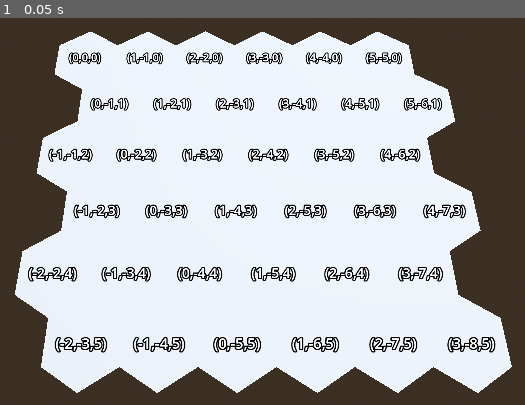
Above: before the commit, frame 1.
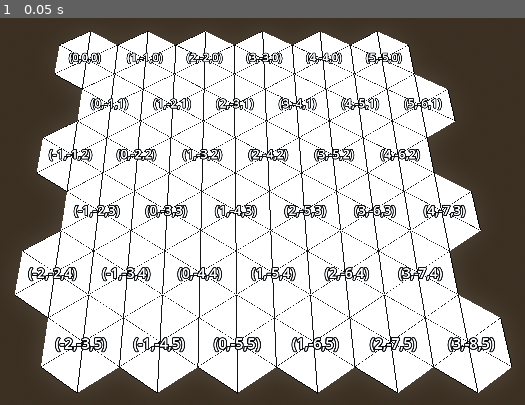
Above: after the commit, the same moment.

Repository: LiGameAcademy/godot_hex_map
Game: Godot game, scene res://scenes/main.tscn
Two runs of this game, one before a commit and one after it. Both use one fixed random seed, a clock stepped at 60 frames per second and the inputs below.
Inputs:
- Up to frame 1 (0.05 s): no input

The runs differ from the first frame. In frame 1, 6.0% of the frame differs, in the area x 2-98%, y 3-98%.

Commit message:
3-调试线框与顶点染色

Diff:
--- a/prefabs/hex_grid.gd
+++ b/prefabs/hex_grid.gd
@@ -31,6 +31,9 @@
 		func(c: HexCell) -> bool: return c.coordinates.x == coords.x and c.coordinates.z == coords.z
 	).pop_front()
 
+func refresh() -> void:
+	hex_mesh.triangulate(cells)
+
 func _create_coordinates_label(cell: HexCell) -> Label3D:
 	var label := Label3D.new()
 	label.pixel_size = 0.1
--- a/prefabs/hex_grid.tscn
+++ b/prefabs/hex_grid.tscn
@@ -3,8 +3,27 @@
 [ext_resource type="Script" uid="uid://be8m8v571wab5" path="res://prefabs/hex_grid.gd" id="1_mmo8j"]
 [ext_resource type="Script" uid="uid://celdw1irt46w2" path="res://scripts/hex_mesh.gd" id="2_2vcw8"]
 
+[sub_resource type="BoxMesh" id="BoxMesh_rk35d"]
+
+[sub_resource type="StandardMaterial3D" id="StandardMaterial3D_hfxtd"]
+vertex_color_use_as_albedo = true
+
+[sub_resource type="BoxMesh" id="BoxMesh_2vcw8"]
+
+[sub_resource type="StandardMaterial3D" id="StandardMaterial3D_rk35d"]
+shading_mode = 0
+albedo_color = Color(0.004899827, 0.004899827, 0.004899827, 1)
+
 [node name="HexGrid" type="Node3D" unique_id=258472898]
 script = ExtResource("1_mmo8j")
 
 [node name="HexMesh" type="MeshInstance3D" parent="." unique_id=202375722]
+mesh = SubResource("BoxMesh_rk35d")
+surface_material_override/0 = SubResource("StandardMaterial3D_hfxtd")
 script = ExtResource("2_2vcw8")
+show_wireframe = true
+
+[node name="WireframeMesh" type="MeshInstance3D" parent="HexMesh" unique_id=1499139189]
+cast_shadow = 0
+mesh = SubResource("BoxMesh_2vcw8")
+surface_material_override/0 = SubResource("StandardMaterial3D_rk35d")
--- a/scenes/main.tscn
+++ b/scenes/main.tscn
@@ -1,6 +1,7 @@
 [gd_scene format=3 uid="uid://xmk16gfwea4"]
 
 [ext_resource type="PackedScene" uid="uid://r8bbikpwg6vq" path="res://prefabs/hex_grid.tscn" id="1_o5qli"]
+[ext_resource type="Script" uid="uid://dmgota36soris" path="res://scripts/hex_map_editor.gd" id="2_0wfyh"]
 
 [sub_resource type="ProceduralSkyMaterial" id="ProceduralSkyMaterial_sgp6g"]
 sky_horizon_color = Color(0.66224277, 0.6717428, 0.6867428, 1)
@@ -28,3 +29,8 @@
 transform = Transform3D(1, 0, 0, 0, 0.2654383, 0.96412784, 0, -0.96412784, 0.2654383, 40.72754, 72.73242, 58.94879)
 
 [node name="HexGrid" parent="." unique_id=258472898 instance=ExtResource("1_o5qli")]
+
+[node name="HexMapEditor" type="Node" parent="." unique_id=1904008612 node_paths=PackedStringArray("hex_grid")]
+script = ExtResource("2_0wfyh")
+hex_grid = NodePath("../HexGrid")
+metadata/_custom_type_script = "uid://dmgota36soris"
--- a/scripts/hex_mesh.gd
+++ b/scripts/hex_mesh.gd
@@ -3,7 +3,12 @@
 
 ## 负责将六边形网格三角化，并生成网格实例
 
+@onready var wireframe_mesh: MeshInstance3D = $WireframeMesh
+
+@export var show_wireframe: bool = false
+
 var _surface_tool: SurfaceTool = SurfaceTool.new()
+var _wireframe_vertices: PackedVector3Array = []
 
 ## 网格三角剖分
 func triangulate(cells: Array[HexCell]) -> void:
@@ -13,6 +18,11 @@
 		_triangulate_cell(cell)
 	_surface_tool.generate_normals()
 	mesh = _surface_tool.commit()
+
+	if show_wireframe and _wireframe_vertices.size() >= 2:
+		_build_wireframe_mesh()
+	else:
+		_clear_wireframe_mesh()
 
 ## 三角化单个六边形网格
 func _triangulate_cell(cell: HexCell) -> void:
@@ -29,3 +39,22 @@
 	for i in range(3):
 		_surface_tool.set_color(colors[i])
 		_surface_tool.add_vertex(vertices[i])
+		_wireframe_vertices.append(vertices[i])
+
+func _build_wireframe_mesh() -> void:
+	var arrays := []
+	arrays.resize(Mesh.ARRAY_MAX)
+	arrays[Mesh.ARRAY_VERTEX] = _wireframe_vertices
+	var wire_mesh := ArrayMesh.new()
+	wire_mesh.add_surface_from_arrays(Mesh.PRIMITIVE_LINES, arrays)
+	if wireframe_mesh == null:
+		push_warning("HexMesh: WireframeMesh 节点未配置，跳过线框构建。")
+		return
+	wireframe_mesh.mesh = wire_mesh
+	wireframe_mesh.visible = true
+
+func _clear_wireframe_mesh() -> void:
+	if wireframe_mesh == null:
+		return
+	wireframe_mesh.mesh = null
+	wireframe_mesh.visible = false
